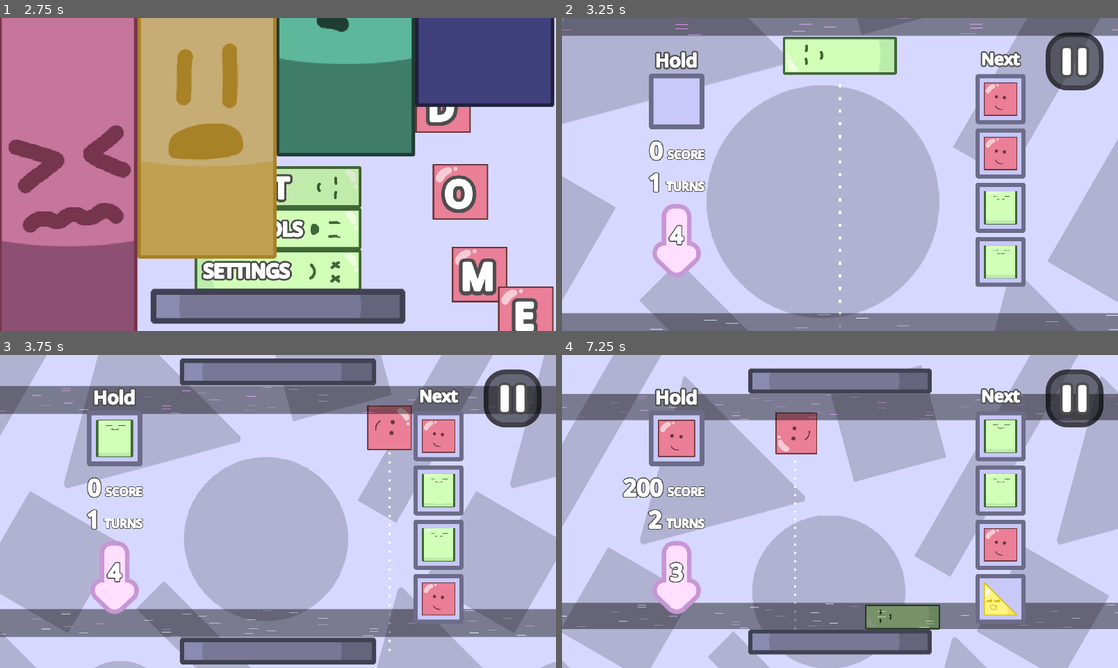
Above: before the commit, frames 1-4 (two rows, left to right).
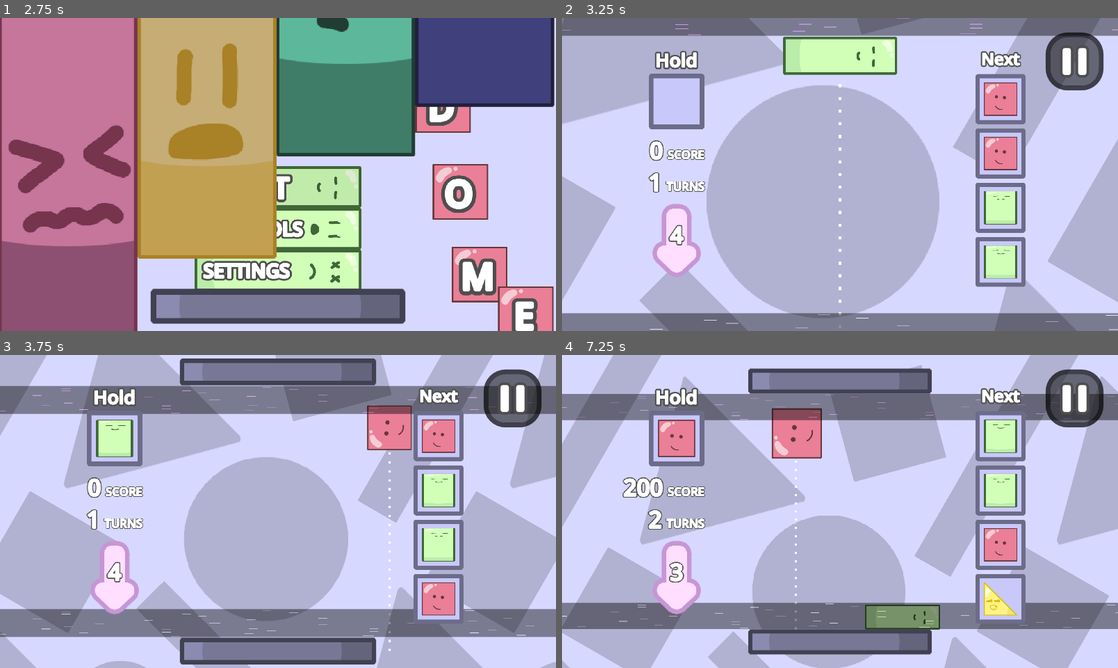
Above: after the commit, the same moments.

Repository: nullishew/game-jam-palindome
Game: Godot game, scene res://scenes/menus/menu.tscn
The game is run twice, just before and just after one commit, with the same random seed, the same clock (stepped at 60 frames per second) and the same inputs.
Inputs (mouse positions are in pixels of both pictures, inside the frame that each line leads up to):
- Up to frame 1 (2.75 s): click (278, 227) at 0.5 s; click (278, 271) at 1.25 s; click (278, 187) at 2 s
- Up to frame 2 (3.25 s): click (840, 187) at 2.75 s
- Up to frame 3 (3.75 s): move the mouse to (400, 495) at 3.52 s; hold Right (move_piece_right) from 3.53 s (still down); tap Tab (hold_piece) at 3.6 s
- Up to frame 4 (7.25 s): move the mouse to (728, 527) at 4.27 s; release Right (move_piece_right) at 4.28 s; hold Left (move_piece_left) 4.28-5.03 s; tap Tab (hold_piece) at 4.35, 5.3, 5.85, 6.6 s; move the mouse to (895, 442) at 5.02 s; hold Right (move_piece_right) 5.03-6.53 s; tap Space (release_piece) at 5.1 s; move the mouse to (812, 574) at 5.77 s; move the mouse to (1006, 558) at 6.52 s; hold Left (move_piece_left) from 6.53 s (still down)

Frame 1 is identical in both runs. In frame 2, 0.2% of the frame differs, in the area x 39-61%, y 6-19%; in frame 3, 0.2%; in frame 4, 0.8%, in the area x 37-68%, y 16-88%.

Commit message:
menu code cleanup

Diff:
--- a/scenes/hud.tscn
+++ b/scenes/hud.tscn
@@ -90,6 +90,7 @@
 shader_parameter/edge_softness = 1.5
 
 [node name="HUD" type="CanvasLayer" unique_id=827572359 node_paths=PackedStringArray("next_piece_uis", "hold_slot_ui", "score_label", "turn_count_label", "invert_count_label", "gravity_arrow_animatable_container", "gravity_arrow_texture", "pause_button")]
+layer = 0
 script = ExtResource("1_oo0fn")
 next_piece_uis = [NodePath("MarginContainer/Control/Queue VBoxContainer/Queue Slot 1/MarginContainer/TextureRect"), Nod …(290 unchanged characters)…
 hold_slot_ui = NodePath("MarginContainer/Left VBoxContainer/Hold VBoxContainer/Hold Slot/MarginContainer/TextureRect")
--- a/scenes/menus/game_over.tscn
+++ b/scenes/menus/game_over.tscn
@@ -36,7 +36,7 @@
 }
 
 [sub_resource type="Animation" id="Animation_wqhvx"]
-resource_name = "game_over"
+resource_name = "in"
 length = 2.0
 tracks/0/type = "bezier"
 tracks/0/imported = false
@@ -64,7 +64,7 @@
 [sub_resource type="AnimationLibrary" id="AnimationLibrary_wqhvx"]
 _data = {
 &"RESET": SubResource("Animation_xeevv"),
-&"game_over": SubResource("Animation_wqhvx")
+&"in": SubResource("Animation_wqhvx")
 }
 
 [sub_resource type="StyleBoxFlat" id="StyleBoxFlat_xeevv"]
@@ -187,17 +187,17 @@
 shader_parameter/outline_size = 5.0
 shader_parameter/edge_softness = 1.5
 
-[node name="GameOver" type="CanvasLayer" unique_id=1361454001 node_paths=PackedStringArray("turn_count_label", "score_label", "menu_btn", "replay_btn")]
+[node name="GameOver" type="CanvasLayer" unique_id=1361454001 node_paths=PackedStringArray("turn_count_label", "score_label", "menu_btn", "replay_btn", "animation_player")]
 layer = 5
 script = ExtResource("1_xeevv")
 turn_count_label = NodePath("Panel/Game Over Menu/VBoxContainer/HBoxContainer/Turn Count Label")
 score_label = NodePath("Panel/Game Over Menu/VBoxContainer/Score Label")
 menu_btn = NodePath("Panel/Game Over Menu/HBoxContainer/Menu Button")
 replay_btn = NodePath("Panel/Game Over Menu/HBoxContainer/Replay Button")
+animation_player = NodePath("TransitionAnimationPlayer")
 
 [node name="TransitionAnimationPlayer" type="AnimationPlayer" parent="." unique_id=610277042]
 libraries/ = SubResource("AnimationLibrary_wqhvx")
-autoplay = &"game_over"
 
 [node name="Panel" type="Panel" parent="." unique_id=140789070]
 anchors_preset = 15
--- /dev/null
+++ b/scripts/features/game_result.gd
@@ -0,0 +1,10 @@
+class_name GameResult
+
+
+var turn_count: int
+var score: int
+
+
+func _init(final_turn_count: int, final_score_count: int):
+	turn_count = final_turn_count
+	score = final_score_count
--- a/scripts/features/menu/game_over.gd
+++ b/scripts/features/menu/game_over.gd
@@ -1,4 +1,4 @@
-extends CanvasLayer
+extends OverlayMenu
 
 
 @export var turn_count_label: Label
@@ -7,9 +7,12 @@
 @export var replay_btn: Button
 
 
-# Called when the node enters the scene tree for the first time.
 func _ready() -> void:
+	super._ready()
 	menu_btn.pressed.connect(SceneManager.open_start_menu)
 	replay_btn.pressed.connect(SceneManager.start_game)
-	turn_count_label.text = str(GameManager.turn_count)
-	score_label.text = str(GameManager.score)
+	GameManager.game_ended.connect(
+		func(game_result: GameResult):
+			turn_count_label.text = str(game_result.turn_count)
+			score_label.text = str(game_result.score)
+	)
--- a/scripts/features/menu/overlay_menu.gd
+++ b/scripts/features/menu/overlay_menu.gd
@@ -7,6 +7,7 @@
 
 
 func _ready() -> void:
+	hide()
 	if close_button:
 		close_button.pressed.connect(func(): close())
 
@@ -14,7 +15,7 @@
 func open():
 	if visible: return
 	get_viewport().gui_release_focus()
-	visible = true
+	show()
 	animation_player.play("in")
 
 
@@ -23,4 +24,4 @@
 	get_viewport().gui_release_focus()
 	animation_player.play("out")
 	await animation_player.animation_finished
-	visible = false
+	hide()
--- a/scripts/features/piece/piece.gd
+++ b/scripts/features/piece/piece.gd
@@ -131,10 +131,10 @@
 	collision_mask = _prev_collision_mask
 	await get_tree().physics_frame
 	is_in_hold = false
-	call_deferred("show")
+	show.call_deferred()
 
 
 func despawn():
 	GameManager.game.piece_manager.unregister_piece(self)
 	GameManager.piece_lost.emit(self)
-	call_deferred("queue_free")
+	queue_free.call_deferred()
--- a/scripts/features/piece/piece_manager.gd
+++ b/scripts/features/piece/piece_manager.gd
@@ -121,7 +121,7 @@
 		_curr_piece = temp_piece
 	else:
 		_curr_piece = null
-		call_deferred("spawn_piece", _curr_piece_pos)
+		spawn_piece.call_deferred(_curr_piece_pos)
 
 
 func wake_all_pieces():
--- a/scripts/features/score/score_manager.gd
+++ b/scripts/features/score/score_manager.gd
@@ -48,5 +48,4 @@
 
 func _add_base_score(base_score: int):
 	_score += int(base_score * _score_multiplier)
-	GameManager.score = _score
 	GameManager.score_updated.emit(_score)
--- a/scripts/systems/game.gd
+++ b/scripts/systems/game.gd
@@ -68,7 +68,7 @@
 
 func _physics_process(delta: float) -> void:
 	platform_controller.update_platform_distance(delta)
-	camera_controller.call_deferred("update_camera", delta)
+	camera_controller.update_camera.call_deferred(delta)
 
 	var top_plat_pos := platform_controller.top_platform.global_position
 	var bottom_plat_pos := platform_controller.bottom_platform.global_position
@@ -127,7 +127,6 @@
 	match state:
 		GameState.PREPARE_TURN:
 			_turn_count += 1
-			GameManager.turn_count = _turn_count
 			_current_difficulty_stage = _difficulty_stage_it.next()
 			GameManager.turn_started.emit(_turn_count, _difficulty_stage_it.remaining_stage_turns)
 			platform_controller.resize_platform_distance(piece_manager.placed_pieces, gravity_controller.is_gravity_inverted)
@@ -142,7 +141,7 @@
 			SceneManager.open_pause_menu()
 		GameState.AIM:
 			if not piece_manager.has_current_piece():
-				piece_manager.call_deferred("spawn_piece")
+				piece_manager.spawn_piece.call_deferred()
 		GameState.SETTLE:
 			_place_timer = min_place_time
 			piece_manager.reset_settle_timer()
@@ -151,6 +150,8 @@
 			gravity_controller.invert_gravity()
 			GameManager.invert_state_entered.emit(gravity_controller.is_gravity_inverted)
 		GameState.LOSE:
+			var result := GameResult.new(_turn_count, score_manager.score)
+			GameManager.game_ended.emit(result)
 			SceneManager.open_game_over_menu()
 			AudioManager.play_sound(AudioManager.TOWEL_DISPENSER_SOUND, AudioManager.AudioBus.SFX)
 
--- a/scripts/systems/game_manager.gd
+++ b/scripts/systems/game_manager.gd
@@ -16,10 +16,9 @@
 signal stage_ended(stage: DifficultyStageConfig, placed_pieces: Array[Piece])
 # signal stage_started(stage: DifficultyStageConfig)
 
+signal game_ended(game_result: GameResult)
+
 signal score_updated(score: int)
 
 var game: Game
 var hud: HUD
-
-var turn_count: int
-var score: int
--- a/scripts/systems/scene_manager.gd
+++ b/scripts/systems/scene_manager.gd
@@ -1,45 +1,44 @@
 extends Node
 
-var game_scene = preload("res://scenes/game.tscn")
-var transition_scene = preload("res://scenes/transition.tscn")
+const GAME_SCENE = preload("res://scenes/game.tscn")
+const TRANSITION_SCENE = preload("res://scenes/transition.tscn")
 
-var menu_scene = preload("res://scenes/menus/menu.tscn")
-var game_over_scene = preload("res://scenes/menus/game_over.tscn")
-var pause_menu_scene = preload("res://scenes/menus/pause_menu.tscn")
-var settings_menu_scene = preload("res://scenes/menus/settings_menu.tscn")
-var controls_menu_scene = preload("res://scenes/menus/controls_menu.tscn")
+const START_MENU_SCENE = preload("res://scenes/menus/menu.tscn")
+const GAME_OVER_MENU_SCENE = preload("res://scenes/menus/game_over.tscn")
+const PAUSE_MENU_SCENE = preload("res://scenes/menus/pause_menu.tscn")
+const SETTINGS_MENU_SCENE = preload("res://scenes/menus/settings_menu.tscn")
+const CONTROLS_MENU_SCENE = preload("res://scenes/menus/controls_menu.tscn")
 
-var _game_over_overlay: CanvasLayer
-var _pause_menu_overlay: PauseMenu
-var _settings_menu_overlay: CanvasLayer
-var _controls_menu_overlay: CanvasLayer
+var _game_over_overlay: OverlayMenu
+var _pause_menu_overlay: OverlayMenu
+var _settings_menu_overlay: OverlayMenu
+var _controls_menu_overlay: OverlayMenu
 var _transition: Transition
 
 var _is_changing: bool = false
 
 func _ready() -> void:
-	_transition = transition_scene.instantiate()
-	get_tree().root.call_deferred("add_child", _transition)
+	_transition = _cache_scene(TRANSITION_SCENE)
+	_pause_menu_overlay = _cache_scene(PAUSE_MENU_SCENE)
+	_settings_menu_overlay = _cache_scene(SETTINGS_MENU_SCENE)
+	_controls_menu_overlay = _cache_scene(CONTROLS_MENU_SCENE)
+	_game_over_overlay = _cache_scene(GAME_OVER_MENU_SCENE)
+	_warmup_packed_scene(GAME_SCENE)
 
-	_pause_menu_overlay = pause_menu_scene.instantiate()
-	_pause_menu_overlay.visible = false
-	get_tree().root.call_deferred("add_child", _pause_menu_overlay)
 
-	_settings_menu_overlay = settings_menu_scene.instantiate()
-	_settings_menu_overlay.visible = false
-	get_tree().root.call_deferred("add_child", _settings_menu_overlay)
+func _cache_scene(packed_scene: PackedScene) -> Node:
+	var instance := packed_scene.instantiate()
+	get_tree().root.add_child.call_deferred(instance)
+	return instance
 
-	_controls_menu_overlay = controls_menu_scene.instantiate()
-	_controls_menu_overlay.visible = false
-	get_tree().root.call_deferred("add_child", _controls_menu_overlay)
 
-	# force cache / preload game scene runtime assets to remove stutter on first game start
+# warm up scene to remove stutter when first loading heavy scenes like the game scene
+func _warmup_packed_scene(packed_scene: PackedScene):
+	var instance = packed_scene.instantiate()
+	instance.hide()
+	get_tree().root.add_child.call_deferred(instance)
 	await get_tree().process_frame
-	var inst = game_scene.instantiate()
-	inst.visible = false
-	get_tree().root.add_child(inst)
-	await get_tree().process_frame
-	inst.queue_free()
+	instance.queue_free()
 
 
 func change_scene(packed_scene: PackedScene):
@@ -48,27 +47,26 @@
 	await get_tree().process_frame
 	_transition.transition()
 	await _transition.in_finished
-	if _game_over_overlay:
-		_game_over_overlay.queue_free()
-		_game_over_overlay = null
-	_pause_menu_overlay.visible = false
-	_pause_menu_overlay.close()
+	_game_over_overlay.hide()
+	_pause_menu_overlay.hide()
+	_settings_menu_overlay.hide()
+	_controls_menu_overlay.hide()
 	await get_tree().process_frame
 	_transition.resume()
-	get_tree().call_deferred("change_scene_to_packed", packed_scene)
+	get_tree().change_scene_to_packed.call_deferred(packed_scene)
 	_is_changing = false
 
 
 func start_game():
-	change_scene(game_scene)
+	change_scene(GAME_SCENE)
+
 
 func open_start_menu():
-	change_scene(menu_scene)
+	change_scene(START_MENU_SCENE)
+
 
 func open_game_over_menu():
-	if _game_over_overlay: return
-	_game_over_overlay = game_over_scene.instantiate()
-	get_tree().root.add_child(_game_over_overlay)
+	_game_over_overlay.open()
 
 
 func open_pause_menu():
Not shown, added: scripts/features/game_result.gd.uid
